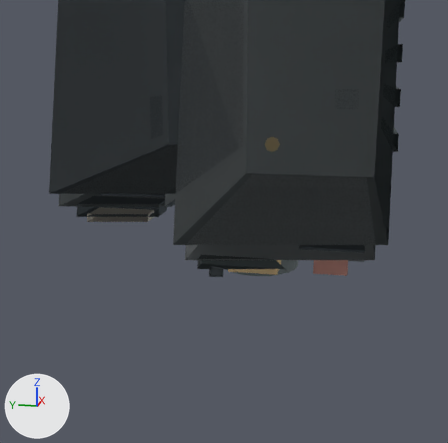
What one commit did to the glTF model pipeline/props/assets/02_emergency_weather_radio.glb.
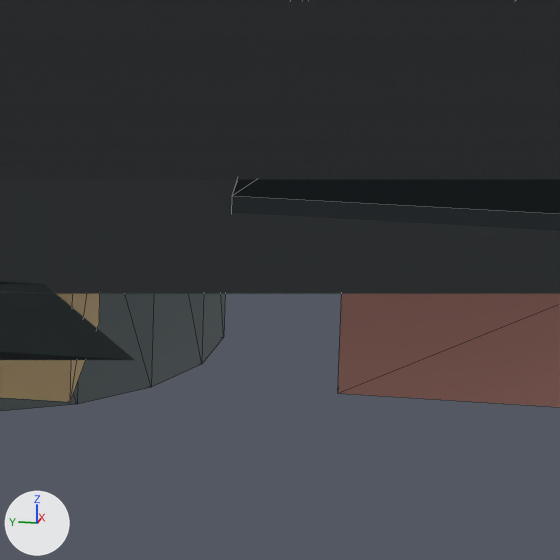
Each version appears first from a 50 mm camera at (-0.5784, -0.2498, -0.0224) aimed at (-0.0697, -0.1481, -0.1495), and next in a close-up on the part from 60% to 77% of the width and 50% to 67% of the height. Lighting does not change. The marker at lower left points along +X, +Y and +Z. The older version's two pictures come first. The close-ups show mesh edges as thin lines. Everything nearer to the camera than a plane just in front of the edit is cut away. Where no turn or scale is listed for an object, it has been applied to the vertices.

The older version as bpy lines, for what is in view:
```python
me_band_selector_0060 = bpy.data.meshes.new('band_selector_0060')
me_band_selector_0060.from_pydata(...)  # a box spanning x -0.08..-0.05, y -0.196..-0.154, z -0.191..-0.175
me_band_selector_0060.materials.append(mat_mat_band_selector_60)  # beige #eccd9b
me_readout_bezel_0038 = bpy.data.meshes.new('readout_bezel_0038')
me_readout_bezel_0038.from_pydata(...)  # a box spanning x -0.065..0.125, y -0.268..-0.213, z -0.18..-0.17
me_readout_bezel_0038.materials.append(mat_mat_readout_bezel_38)  # grey #677278
me_transceiver_case_0016 = bpy.data.meshes.new('transceiver_case_0016')
me_transceiver_case_0016.from_pydata(...)  # a box spanning x -0.25..0.25, y -0.285..-0.115, z -0.16..0.16
me_transceiver_case_0016.materials.append(mat_mat_transceiver_case_16)  # grey #979fa1
ob_band_selector_0060 = bpy.data.objects.new('band_selector_0060', me_band_selector_0060)
ob_band_selector_0060.location = (0.0, 0.0, 0.0)
ob_readout_bezel_0038 = bpy.data.objects.new('readout_bezel_0038', me_readout_bezel_0038)
ob_readout_bezel_0038.location = (0.0, 0.0, 0.0)
ob_transceiver_case_0016 = bpy.data.objects.new('transceiver_case_0016', me_transceiver_case_0016)
ob_transceiver_case_0016.location = (0.0, 0.0, 0.0)
# also in view: 'vfo_knob_0050' at (0.03, -0.165, -0.2); 'power_switch_0059' at (-0.065, -0.24, -0.181); 'front_panel_0031' at (0.0, -0.2, -0.166); 'speaker_panel_0032' at (-0.165, -0.2, -0.175)
```
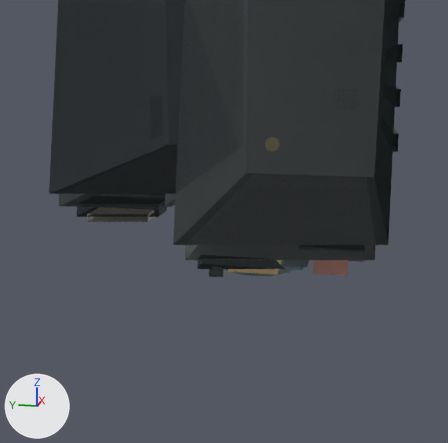
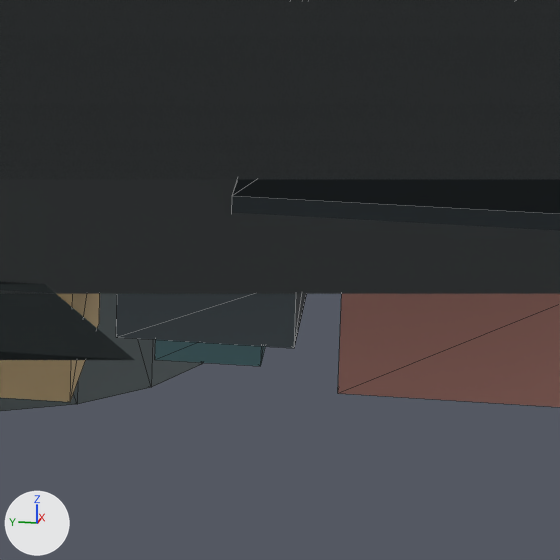
The change, as a list of edits to the scene's bpy script:
```text
Add mat_mat_radio_led_81:
    mat_mat_radio_led_81 = principled_material('mat_radio_led_81')
    mat_mat_radio_led_81.base_color = (0.157, 0.322, 0.353)  # cyan #6e9aa0
    mat_mat_radio_led_81.roughness = 0.86
Add mat_mat_radio_lamp_bezel_80:
    mat_mat_radio_lamp_bezel_80 = principled_material('mat_radio_lamp_bezel_80')
    mat_mat_radio_lamp_bezel_80.base_color = (0.137, 0.169, 0.188)  # grey #677278
    mat_mat_radio_lamp_bezel_80.roughness = 0.86
Add me_radio_led_0081:
    me_radio_led_0081.from_pydata(...)  # a box spanning x -0.075..-0.055, y -0.217..-0.205, z -0.187..-0.181
    me_radio_led_0081.materials.append(mat_mat_radio_led_81)  # cyan #6e9aa0
Add me_radio_lamp_bezel_0080:
    me_radio_lamp_bezel_0080.from_pydata(...)  # a box spanning x -0.08..-0.05, y -0.221..-0.201, z -0.183..-0.175
    me_radio_lamp_bezel_0080.materials.append(mat_mat_radio_lamp_bezel_80)  # grey #677278
Add ob_radio_led_0081:
    ob_radio_led_0081 = bpy.data.objects.new('radio_led_0081', me_radio_led_0081)
    ob_radio_led_0081.location = (0.0, 0.0, 0.0)
Add ob_radio_lamp_bezel_0080:
    ob_radio_lamp_bezel_0080 = bpy.data.objects.new('radio_lamp_bezel_0080', me_radio_lamp_bezel_0080)
    ob_radio_lamp_bezel_0080.location = (0.0, 0.0, 0.0)
```

Where the change shows, as pixel boxes (x1, y1, x2, y2) in the close-ups (560 x 560 px):
'radio_lamp_bezel_0080', added: after (116, 294, 307, 348)
'radio_led_0081', added (cyan): after (155, 340, 266, 366)
